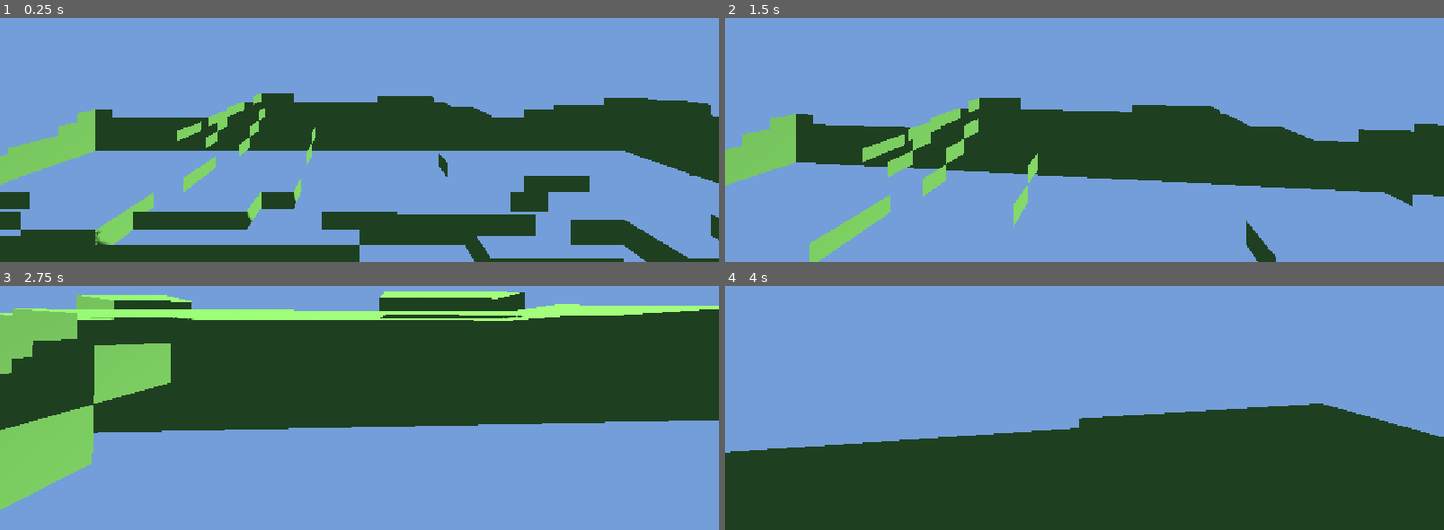
Above: before the commit, frames 1-4 (two rows, left to right).
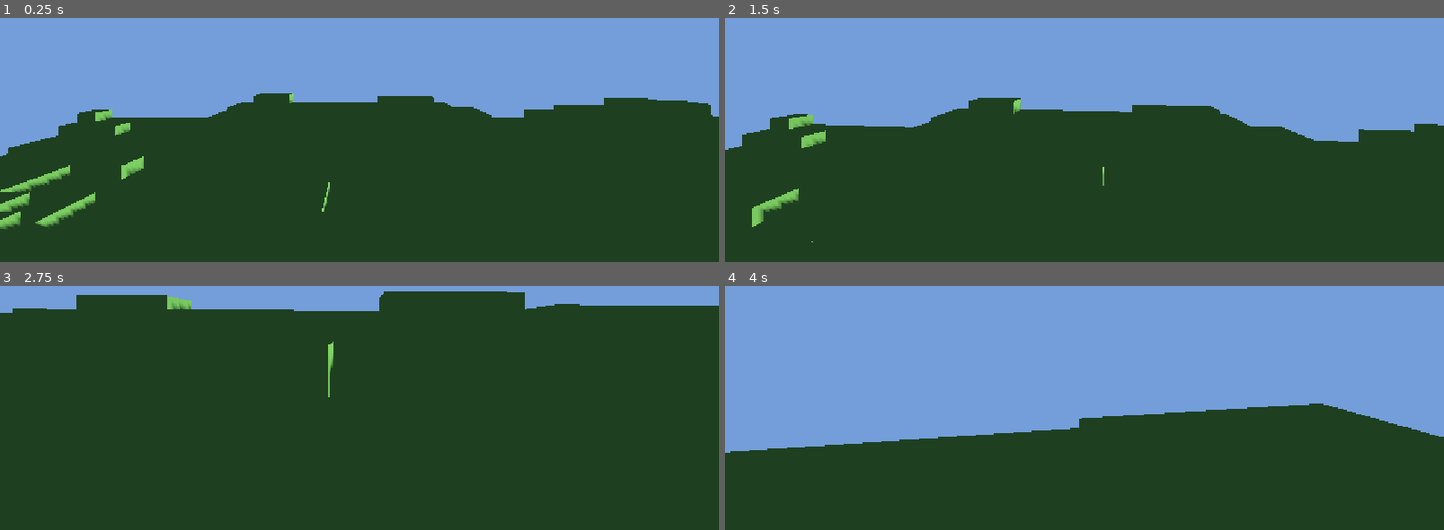
Above: after the commit, the same moments.

Repository: Tubaleviao/project-nihon
Game: Godot game, scene res://Main.tscn
The game is run twice, just before and just after one commit, with the same random seed, the same clock (stepped at 60 frames per second) and the same inputs.
Inputs (mouse positions are in pixels of both pictures, inside the frame that each line leads up to):
- Up to frame 1 (0.25 s): no input
- Up to frame 2 (1.5 s): tap Enter (ui_accept) at 0.5, 0.77 s; move the mouse to (1120, 59) at 0.52 s; hold W from 0.53 s (still down); tap F at 0.6, 1.35 s; click (1120, 59) at 0.67 s; move the mouse to (1048, 61) at 1.27 s
- Up to frame 3 (2.75 s): keep holding W; tap Enter (ui_accept) at 1.52 s; move the mouse to (373, 320) at 2.02 s; tap F at 2.1 s
- Up to frame 4 (4 s): keep holding W; tap Enter (ui_accept) at 2.75, 3.02, 3.77 s; move the mouse to (1077, 334) at 2.77 s; tap F at 2.85, 3.6 s; click (1077, 334) at 2.92 s; move the mouse to (1134, 332) at 3.52 s

The runs differ from the first frame. In frame 1, 34% of the frame differs, in the area x 0-100%, y 30-100%; in frame 2, 37%; in frame 3, 51%, in the area x 0-100%, y 2-100%; in frame 4, nothing differs.

Commit message:
fix: disable backface culling on terrain so hilltops are not see-through

Diff:
--- a/src/terrain/voxel_slice.gd
+++ b/src/terrain/voxel_slice.gd
@@ -109,6 +109,9 @@
 	var mat := StandardMaterial3D.new()
 	mat.albedo_color = Color(0.35, 0.6, 0.28)
 	mat.roughness    = 0.9
+	# Render both faces so the terrain shell is never see-through regardless
+	# of triangle winding (avoids backface-culled "transparent" hilltops).
+	mat.cull_mode = BaseMaterial3D.CULL_DISABLED
 	mesh_inst.material_override = mat
 
 	root.add_child(mesh_inst)
